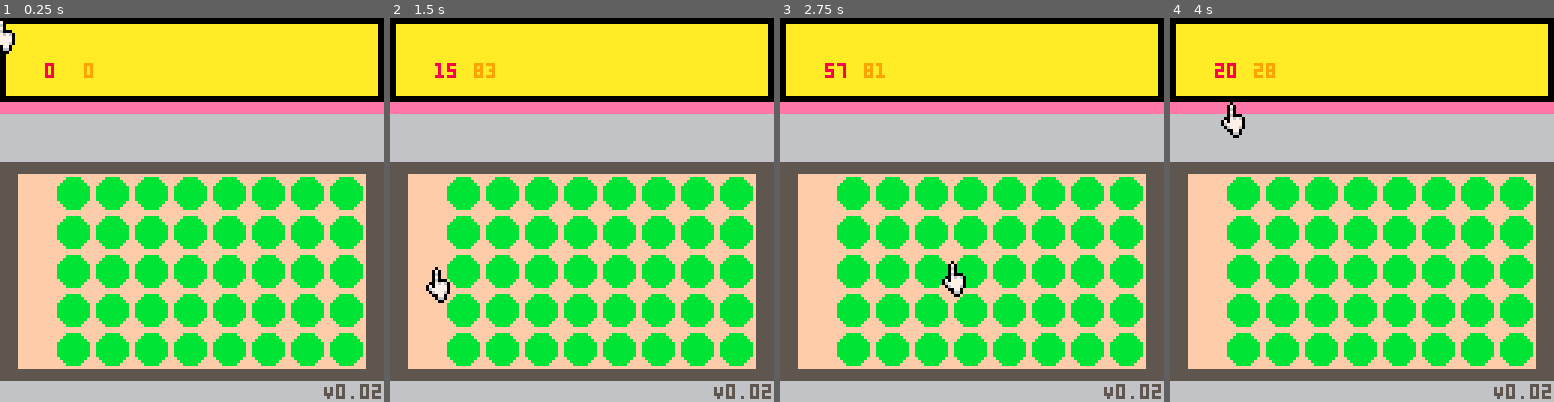
Above: before the commit, frames 1-4 (left to right).
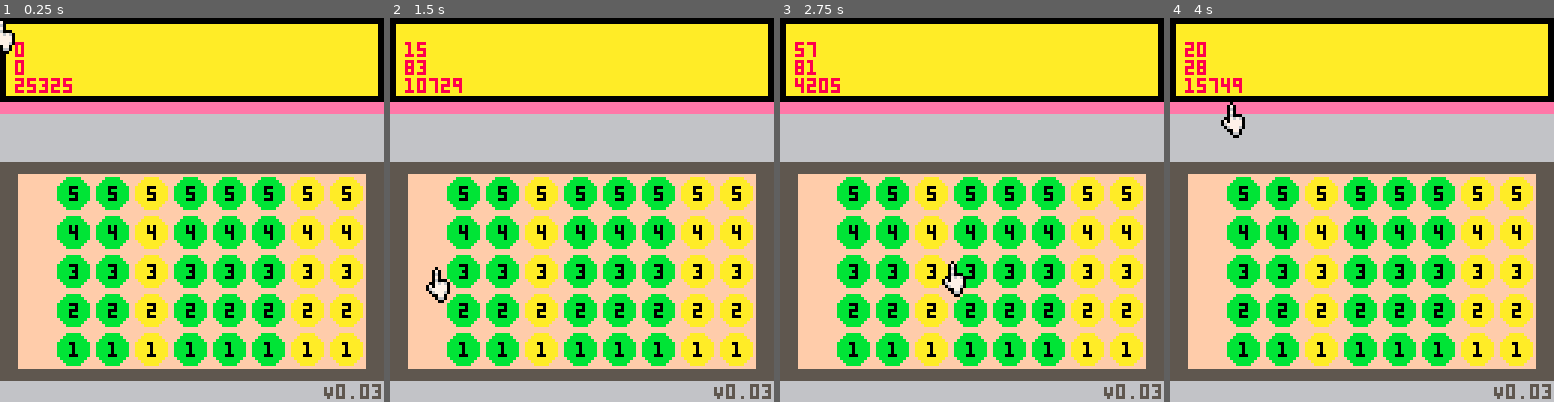
Above: after the commit, the same moments.

Repository: jan-Kulpas/pico8-addamatic
Game: PICO-8 cartridge addamatic.p8
Two runs of this game, one before a commit and one after it. Both use one fixed random seed, a clock stepped at 60 frames per second and the inputs below.
Inputs (mouse positions are in pixels of both pictures, inside the frame that each line leads up to):
- Up to frame 1 (0.25 s): no input
- Up to frame 2 (1.5 s): click (670, 121) at 0.67 s; click (436, 267) at 1.22 s
- Up to frame 3 (2.75 s): click (887, 114) at 1.77 s; click (952, 259) at 2.32 s
- Up to frame 4 (4 s): click (1404, 106) at 2.87 s; click (1465, 256) at 3.42 s; click (1231, 102) at 3.97 s

The runs differ from the first frame. In frame 1, 11% of the frame differs, in the area x 3-100%, y 6-99%; in frame 2, 11%; in frame 3, 11%; in frame 4, 11%.

Commit message:
added buttons and hover detection

Diff:
--- a/addamatic.p8
+++ b/addamatic.p8
@@ -3,10 +3,15 @@
 __lua__
 --the add-a-matic?
 --bY kULPAS
+ver="V0.03"
 
 function _init()
+	--metainit
 	poke(0x5f2d, 1)
+	log("start log",true)
+	debug={}
 
+	--create buttons
 	buttons={}
 	for i=0,39 do
 		b={x=i%8+1,y=i\8+1}
@@ -18,58 +23,94 @@
 	--mouse pos
 	mx=stat(32)
 	my=stat(33)
+	buttons[1].h = true
 
+	upd_btn_hover()
+
+	--debug
+	debug[1]=mx
+	debug[2]=my
+	local a,b=btn_xy(buttons[1])
+	debug[3]=dist(a,b,mx,my)
 end
 
 function _draw()
 	cls(5)
 
-	for i=0,128 do
-		--if(i%2==0)line(0,i,127,i,10)
+	draw_outline()
+ --px_grid()
+
+	--draw buttons
+	for b in all(buttons) do
+		local x,y=btn_xy(b)
+		local c=btn_color(b)
+		circfill(x,y,5,c)
+		print(b.y,x-1,y-2,0)
 	end
 
+	--draw mouse
+	palt(0x4000)
+	spr(15,mx-3,my,1,2)
+	palt()
+
+	print_debug()
+end
+-->8
+--logic
+
+--checks if mouse over button
+function upd_btn_hover()
+	for b in all(buttons) do
+		local x,y = btn_xy(b)
+		if dist(x,y,mx,my)<=29 then
+			b.hover = true
+		else
+			b.hover = false
+		end
+	end
+end
+-->8
+--graphics
+
+--draw all the placeholders
+function draw_outline()
 	--logo
 	rect2(0,0,128,28)
 	rect2(2,2,124,24,10)
-
 	--number line
 	rect2(0,32,128,16,6)
-
 	--main body
 	rect2(6,52,116,65,15)
 	--footer
 	rect2(0,121,128,7,6)
-	print("V0.02",108,122,5)
-
+	print(ver,108,122,5)
 	--margins
 	rect2(0,28,128,4,14)
-
-
- --debug_grid()
-
-	--draw buttons
-	for b in all(buttons) do
-		local x,y = btn_xy(b)
-		circfill(x,y,5,11)
-	end
-
-	--draw mouse
-	palt(0x4000)
-	print(mx,15,15,8)
-	print(my,28,15,9)
-	spr(15,mx-3,my,1,2)
-	palt()
-
-
 end
 -->8
 --helpers
 
+--rectfill with width height
+function rect2(x,y,w,h,c)
+	rectfill(x,y,x+w-1,y+h-1,c)
+end
+
+--return button center based on id
 function btn_xy(b)
 	return 128-b.x*13, 123-b.y*13
 end
 
-function debug_grid()
+--return color of a button
+--using a bitmap:
+--2*position+hover
+function btn_color(b)
+	local colors={[0]=11,3,10,9}
+	local p=(b.x<3 or b.x==6) and 2 or 0
+	return colors[tonum(b.hover)+p]
+end
+
+--8x8 grid for pixel counting
+function px_grid()
 	for x=0,31 do
 		for y=0,31 do
 			rect(x*8,y*8,x*8+7,y*8+7,(x+y)%2==0 and 2 or 13)
@@ -77,9 +118,26 @@
 	end
 end
 
-function rect2(x,y,w,h,c)
-	rectfill(x,y,x+w-1,y+h-1,c)
+--literally dist
+function dist(x1,y1,x2,y2)
+	local dx,dy = x2-x1, y2-y1
+	return dx*dx+dy*dy
 end
+
+--logging
+function log(t,over)
+	printh(t,"log",over or false)
+end
+
+--prints debug table in top left
+function print_debug()
+	local y=8
+	for txt in all(debug) do
+		print(txt,5,y,8)
+		y+=6
+	end
+end
+
 __gfx__
 00000000999999999999999900000000000000000000000000000000000000000000000000000000000000000000000000000000000000000000000011101111
 00000000999999999999999900000000000000000000000000000000000000000000000000000000000000000000000000000000000000000000000011070111
